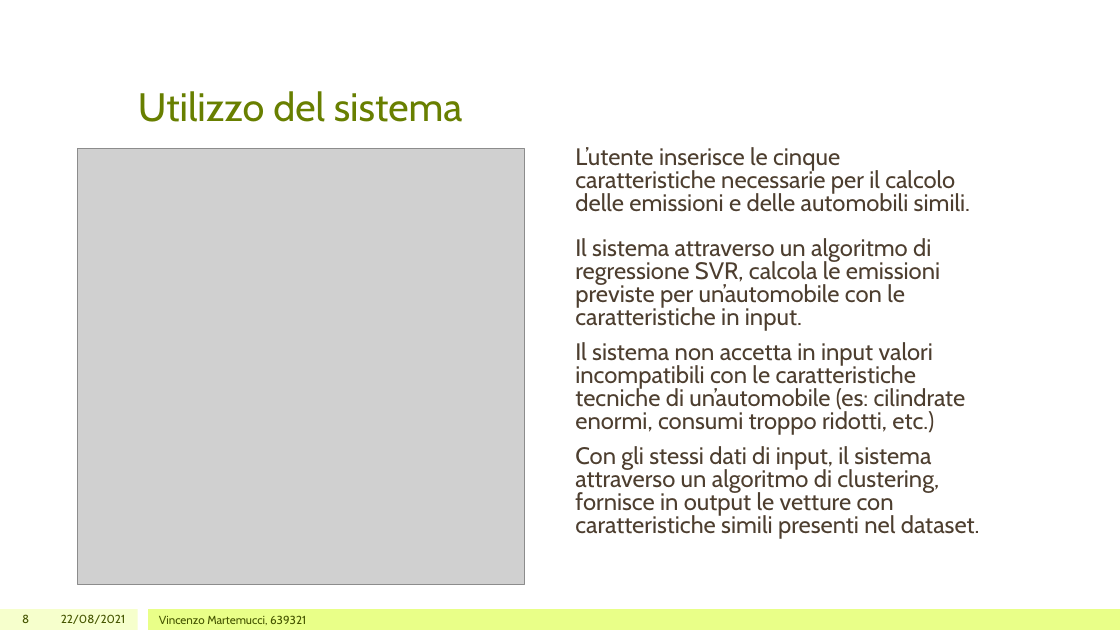
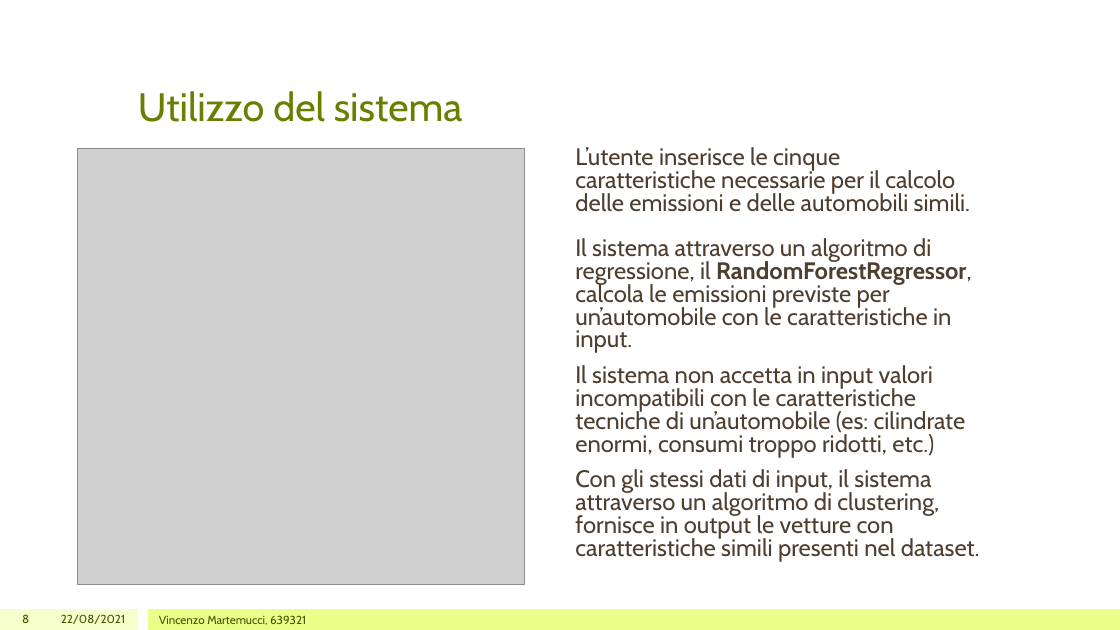
Before and after one commit to raimondoDiSangro/co2_car_emissions_ICON, a slide deck: slide 8 of Presentazione Progetto.pptx. Drawn at 1120x630 pixels with LibreOffice and Linux fonts; fonts in the diff are those of the drawing; grey boxes stand for pictures. Boxes give left, top, right and bottom in pixels: in the first picture for what was removed or moved away, otherwise in the second. Text is boxed around its words. In the diff, an @@ line names an element or a change of style, - is before the commit and + after.

```diff
--- a/Presentazione Progetto.pptx
+++ b/Presentazione Progetto.pptx
@@ text at [575, 147, 972, 353]: text changed @@
-L’utente inserisce le cinque caratteristiche necessarie per il calcolo delle emissioni e delle automobili simili.
-Il sistema attraverso un algoritmo di regressione SVR, calcola le emissioni previste per un’automobile con le caratteristiche in input.
+L’utente inserisce le cinque caratteristiche necessarie per il calcolo delle emissioni e delle automobili simili.
+Il sistema attraverso un algoritmo di regressione, il RandomForestRegressor, calcola le emissioni previste per un’automobile con le caratteristiche in input.
```
Also in this commit, not shown: 2 other slides changed, 8 other files.
